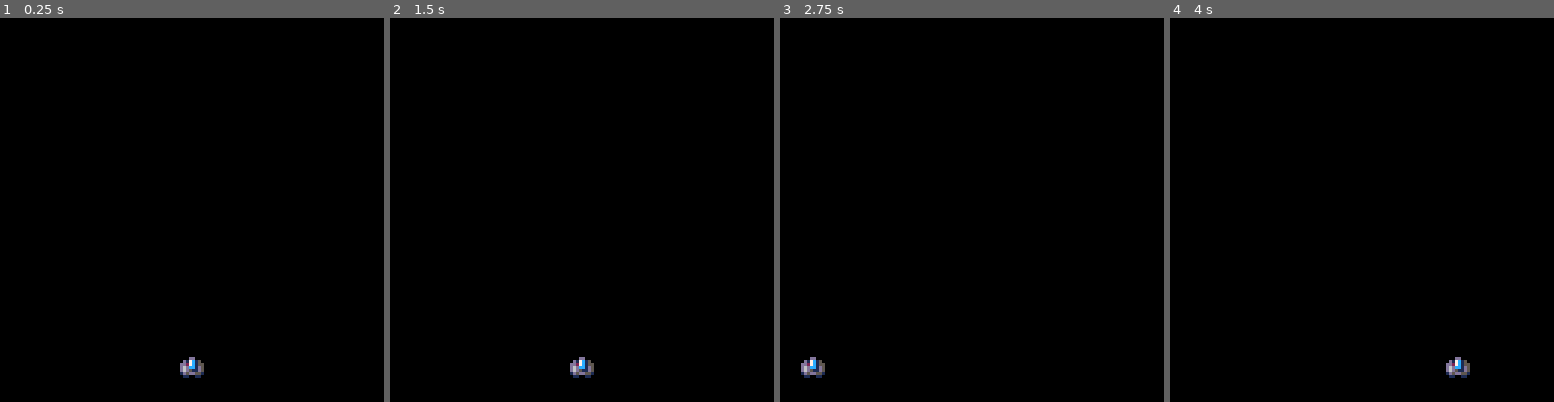
Above: before the commit, frames 1-4 (left to right).
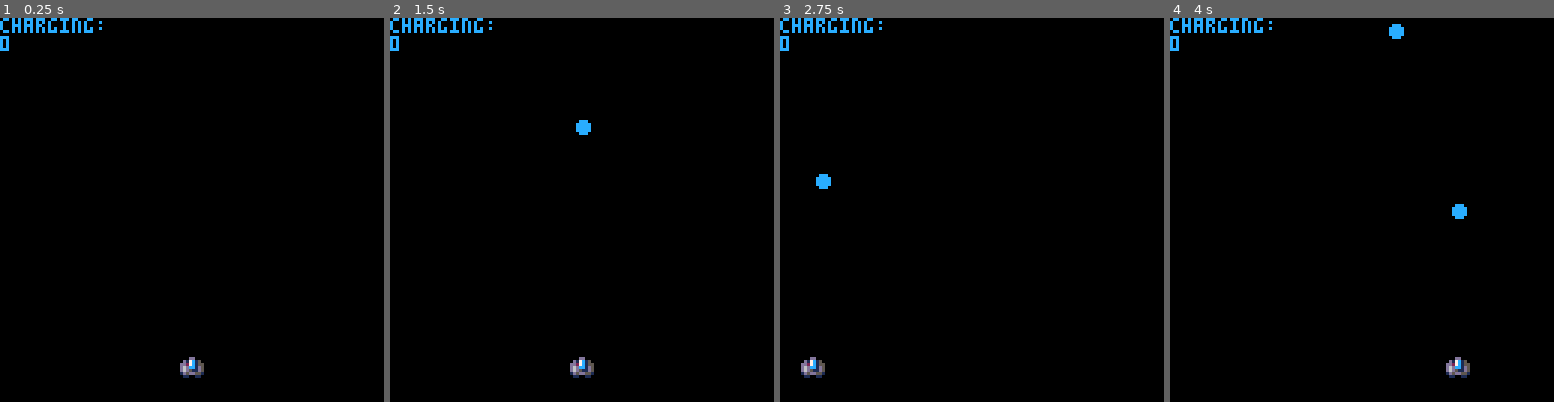
Above: after the commit, the same moments.

Repository: doooooooomiki/PICO8-basic-setup
Game: PICO-8 cartridge shmup.p8
Two runs of this game, one before a commit and one after it. Both use one fixed random seed, a clock stepped at 60 frames per second and the inputs below.
Inputs:
- Up to frame 1 (0.25 s): no input
- Up to frame 2 (1.5 s): tap X (X key) at 1.07 s
- Up to frame 3 (2.75 s): hold Left 1.97-2.37 s; tap X (X key) at 2.07, 2.4, 2.73 s
- Up to frame 4 (4 s): hold Right 2.87-3.53 s; tap X (X key) at 3.07, 3.4, 3.73 s

The runs differ from the first frame. In frame 1, 0.6% of the frame differs, in the area x 0-27%, y 0-9%; in frame 2, 0.7%; in frame 3, 0.7%; in frame 4, 0.8%, in the area x 0-78%, y 0-53%.

Commit message:
added charging for laser

Diff:
--- a/main.lua
+++ b/main.lua
@@ -1,7 +1,12 @@
 Spaceship = {
   -- bullet pool
   bullets = {},
-  spr_bullet = 033,
+
+  name = 'Spaceship',
+
+  bb = nil,
+
+  x_was_pressed = false,
 
   -- position
   x = 60,
@@ -41,17 +46,19 @@
 
 -- init Spaceship
 function Spaceship:init()
-  local player = Spaceship:new({})
+  local spaceship = Spaceship:new({})
 
   for i = 1, 10 do
-    add(player.bullets, Bullet:new())
-  end
-
-  return player
+    add(spaceship.bullets, Bullet:new())
+  end
+
+  spaceship.bb = Star:new()
+
+  return spaceship
 end
 
 function Spaceship.fire_sfx()
-  sfx(00)
+  -- sfx(00)
 end
 
 function Spaceship:handle_input_left_right()
@@ -81,13 +88,24 @@
 end
 
 function Spaceship:handle_input_x()
-  if btnp(5) then self:prime_non_active_bullet() end
+  if btn(5) and self.x_was_pressed then
+    self.bb:charge()
+  elseif btn(5) and not self.x_was_pressed then
+    self:prime_non_active_bullet()
+    self.x_was_pressed = true
+  else
+    if self.bb:is_releasable() then
+      self.bb:init(self)
+    end
+    self.bb:reset()
+    self.x_was_pressed = false
+  end
 end
 
 function Spaceship:check_bounds()
-  if(self.x < -8) then
+  if self.x < -8 then
     self.x = 127
-  elseif (self.x > 128) then
+  elseif self.x > 128 then
     self.x = -7
   else
     self.x = self.x + self.vx
@@ -114,6 +132,7 @@
   self:handle_input_x()
   self:update_bullets()
   self:update_flames()
+  if self.bb:is_active() and self.bb:is_releasable() then self.bb:update() end
 end
 
 function Spaceship:draw_bullets()
@@ -131,13 +150,15 @@
   spr(self.spr_spaceship, self.x, self.y)
   self:draw_bullets()
   self:draw_flames()
+  if self.bb:is_active() and self.bb:is_releasable() then self.bb:draw() end
 end
 
 Bullet = {
   vy = 0,
   max_speed = 6,
-  accel = 0.4,
+  accel = 4,
   entity = nil,
+  r = 2,
 }
 
 Bullet.__index = Bullet
@@ -169,7 +190,59 @@
 
 -- draw
 function Bullet:draw()
-  spr(self.entity.spr_bullet, self.x, self.y)
+  circfill(self.x + 4, self.y, self.r, 12)
+end
+
+Star = {
+  x = 85,
+  y = 75,
+  a = 0, --angle
+  s = 4 + rnd(4), --size
+  min_s = 2,
+  entity = nil,
+  _is_active = false,
+  counter = 0,
+  counter_max = 24,
+  _is_releasable = false,
+}
+
+Star.__index = Star
+
+function Star:new()
+  return setmetatable({}, self)
+end
+
+function Star:init(entity)
+  self.entity = entity
+  self._is_active = true
+end
+
+function Star:update()
+  self.s = self.min_s + rnd(2) --size
+  self.a += 0.2
+  self.x = self.entity.x + 4
+  self.y = self.entity.y
+end
+
+function Star:draw()
+  circfill(self.x + sin(self.a) * 1, self.y, self.s, 7)
+  circfill(self.x + sin(self.a) * 2, self.y - 1, self.s, 12)
+end
+
+function Star:charge()
+  self.counter += 1
+  if self.counter > self.counter_max then
+    self._is_releasable = true
+  end
+end
+
+function Star:is_releasable() return self._is_releasable end
+
+function Star:is_active() return self._is_active end
+
+function Star:reset()
+  self.counter = 0
+  self._is_releasable = false
 end
 
 function _init()
@@ -184,4 +257,8 @@
 
 function _draw()
   Player:draw()
-end
+  print('charging:')
+  local counter = Player.bb.counter
+  if counter > Player.bb.counter_max then counter = Player.bb.counter_max end
+  print(counter, 12)
+end
